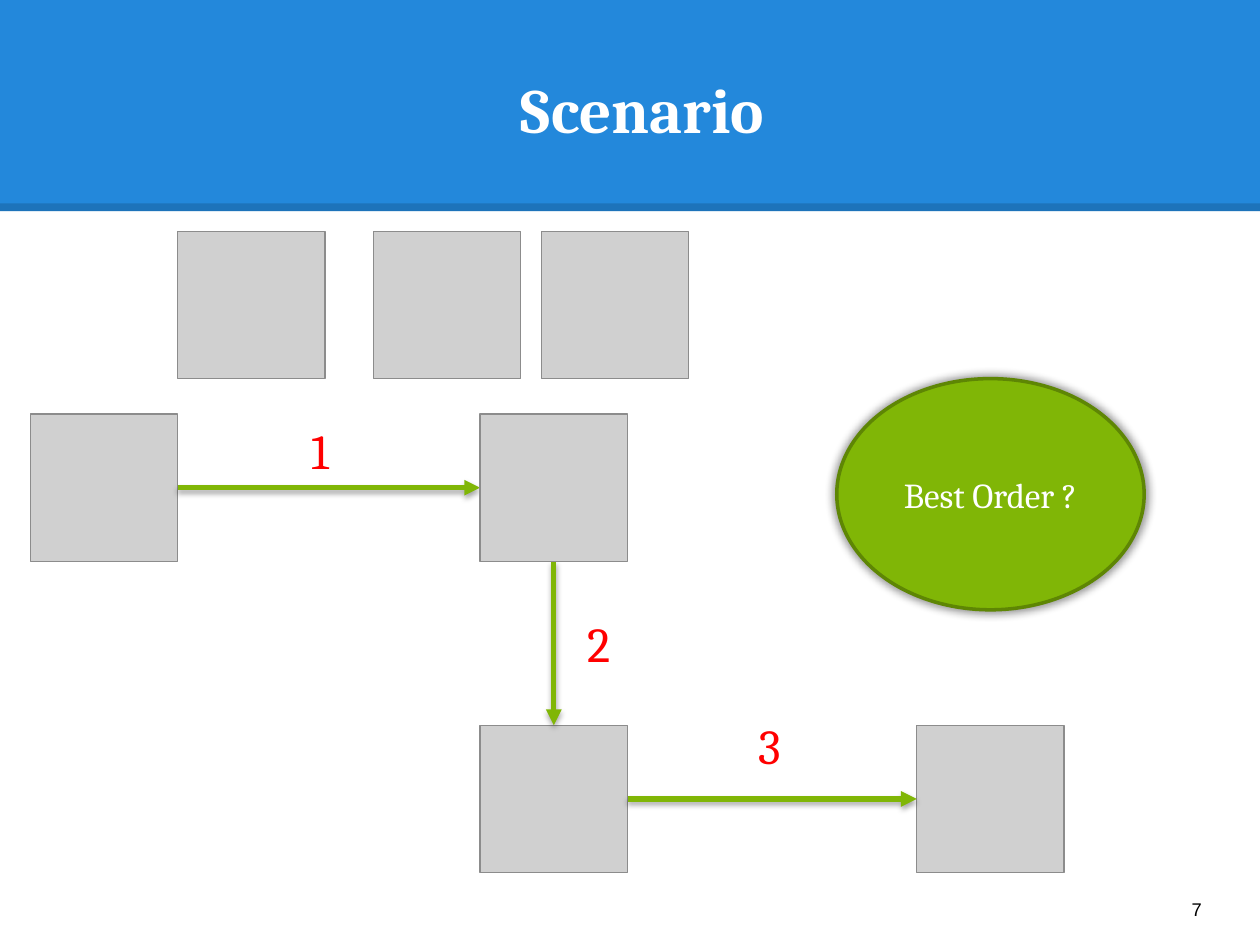
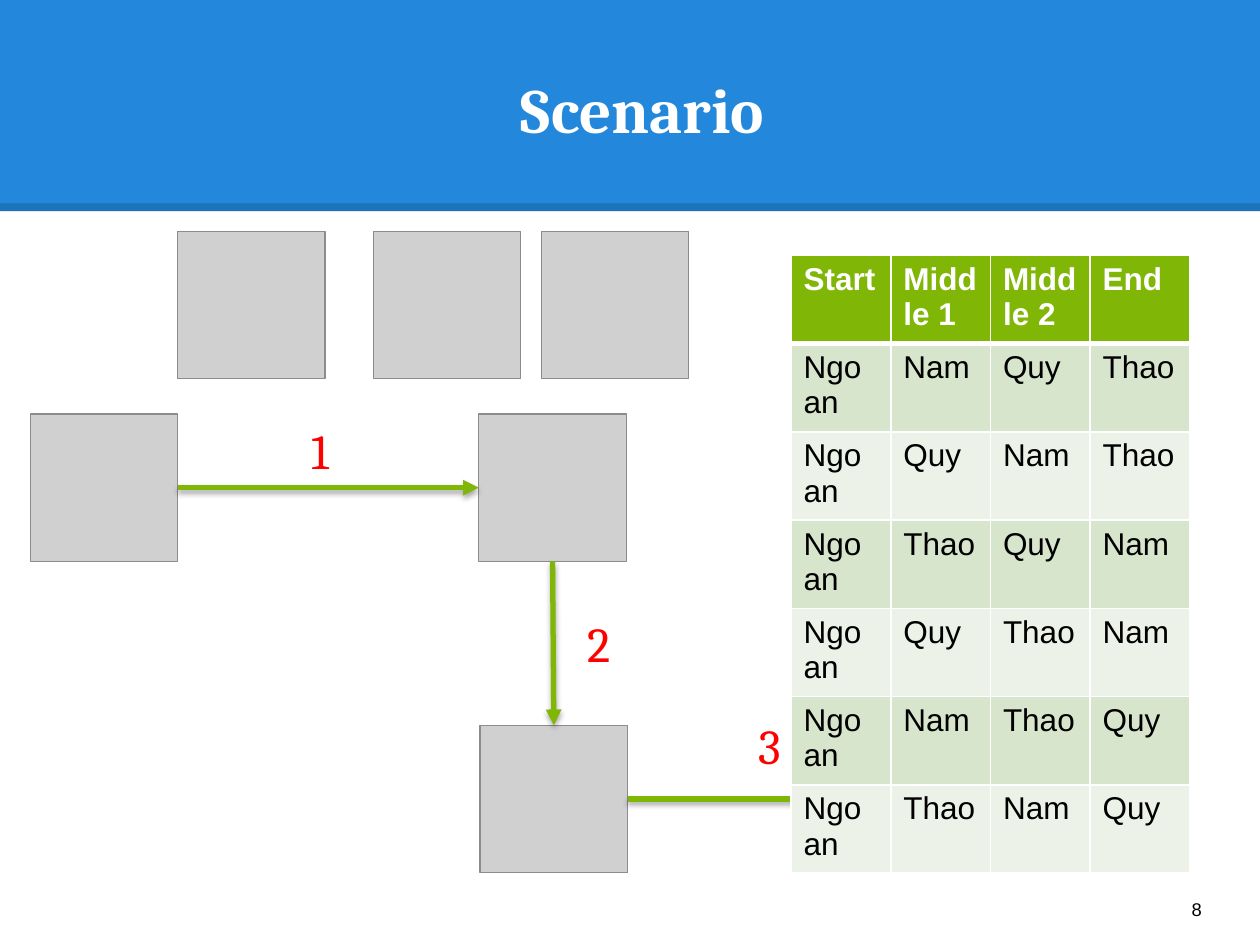
Before and after one commit to hqt/street-router, a slide deck: slide 8 of Document/presentation/present_ngoan.pptx (slide 7 before the commit). Drawn at 1260x945 pixels with LibreOffice and Linux fonts; fonts in the diff are those of the drawing; grey boxes stand for pictures. Boxes give left, top, right and bottom in pixels: in the first picture for what was removed or moved away, otherwise in the second. Text is boxed around its words. In the diff, an @@ line names an element or a change of style, - is before the commit and + after.

```diff
--- a/Document/presentation/present_ngoan.pptx
+++ b/Document/presentation/present_ngoan.pptx
@@ table added at <box>791,256,1189,829</box>, 7 rows, 4 columns @@
+Start | Middle 1 | Middle 2 | End
+Ngoan | Nam | Quy | Thao
+Ngoan | Quy | Nam | Thao
+Ngoan | Thao | Quy | Nam
+Ngoan | Quy | Thao | Nam
+Ngoan | Nam | Thao | Quy
+Ngoan | Thao | Nam | Quy
@@ ellipse removed at <box>837,378,1144,609</box> @@
-Best Order ?
@@ page number at <box>1192,903,1202,916</box>: text changed @@
-7
+8
```
Also in this commit, not shown: 4 other slides changed, 1 slide removed.
